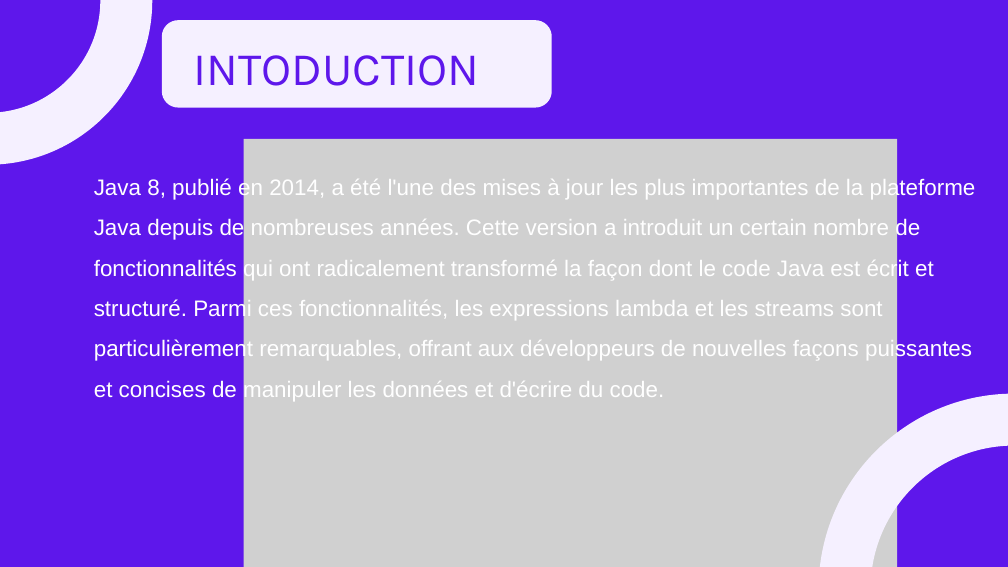
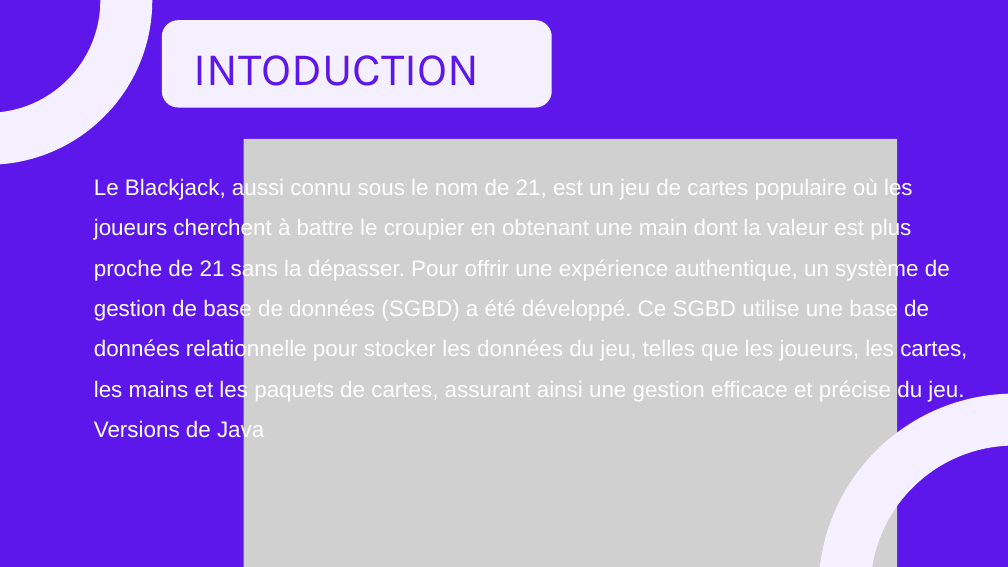
Before and after one commit to RedOuadi/Brief2_2, a slide deck: slide 3 of Presentation.pptx. Drawn at 1008x567 pixels with LibreOffice and Linux fonts; fonts in the diff are those of the drawing; grey boxes stand for pictures. Boxes give left, top, right and bottom in pixels: in the first picture for what was removed or moved away, otherwise in the second. Text is boxed around its words. In the diff, an @@ line names an element or a change of style, - is before the commit and + after.

```diff
--- a/Presentation.pptx
+++ b/Presentation.pptx
@@ text at (x1=94, y1=177, x2=967, y2=442): text changed @@
-Java 8, publié en 2014, a été l'une des mises à jour les plus importantes de la plateforme Java depuis de nombreuses années. Cette version a introduit un certain nombre de fonctionnalités qui ont radicalement transformé la façon dont le code Java est écrit et structuré. Parmi ces fonctionnalités, les expressions lambda et les streams sont particulièrement remarquables, offrant aux développeurs de nouvelles façons puissantes et concises de manipuler les données et d'écrire du code.
+Le Blackjack, aussi connu sous le nom de 21, est un jeu de cartes populaire où les joueurs cherchent à battre le croupier en obtenant une main dont la valeur est plus proche de 21 sans la dépasser. Pour offrir une expérience authentique, un système de gestion de base de données (SGBD) a été développé. Ce SGBD utilise une base de données relationnelle pour stocker les données du jeu, telles que les joueurs, les cartes, les mains et les paquets de cartes, assurant ainsi une gestion efficace et précise du jeu.
+Versions de Java
```
Also in this commit, not shown: 2 other slides changed, 10 slides removed.
